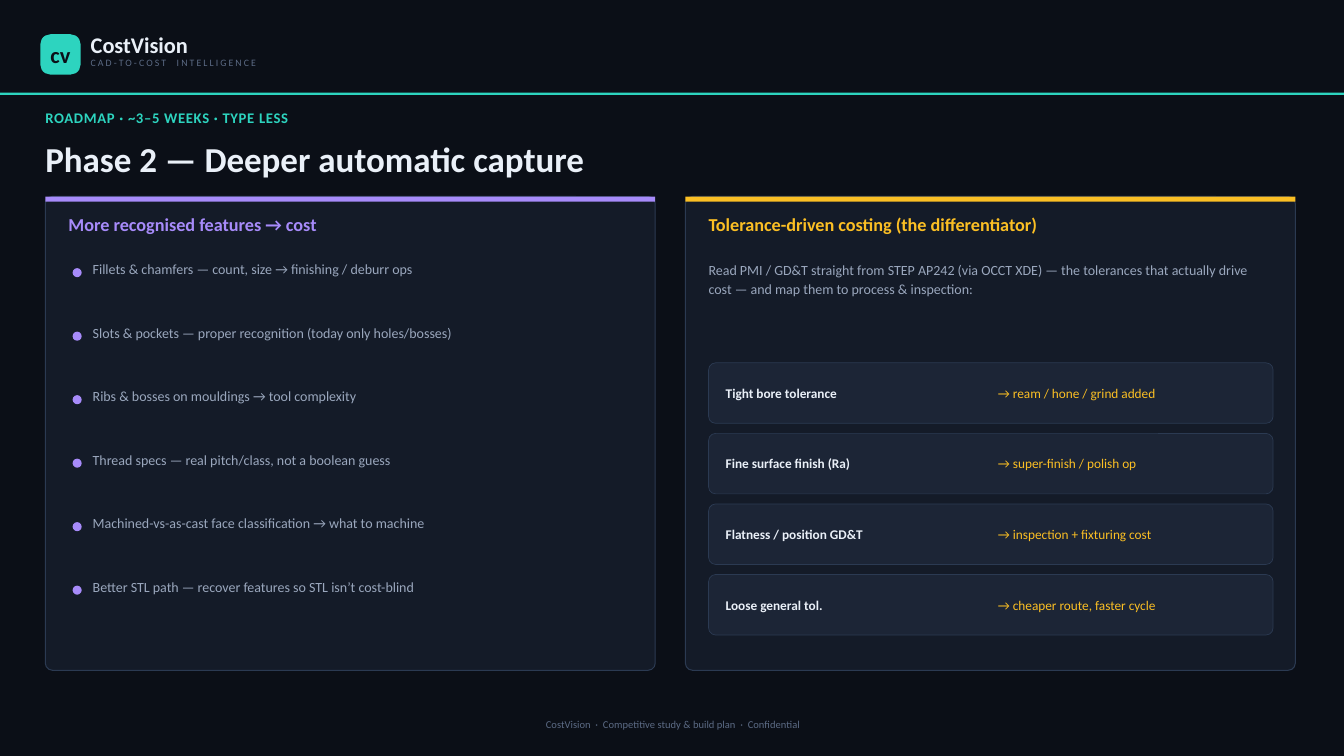
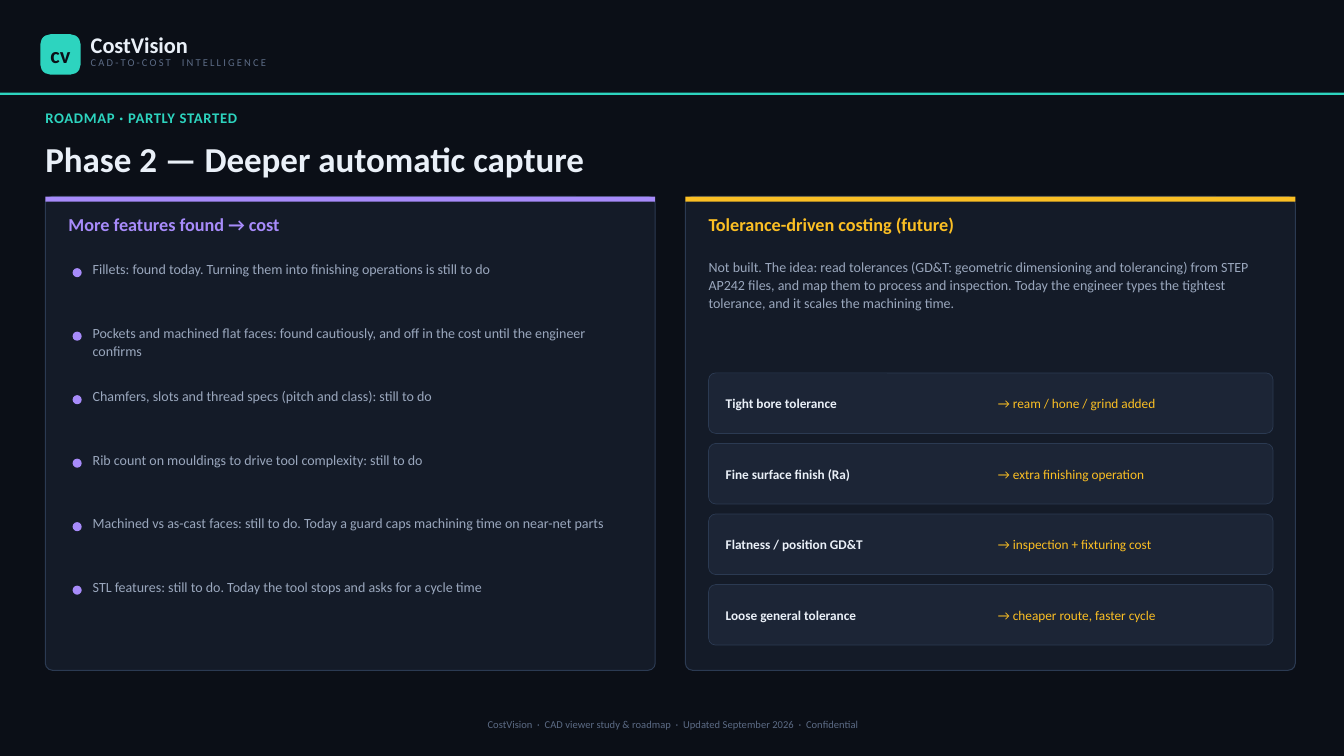
Before and after one commit to bhosaleavinash546/leamington-marathi, a slide deck: slide 12 of CostVision-3D-CAD-Viewer-Study-and-Roadmap.pptx. Drawn at 1344x756 pixels with LibreOffice and Linux fonts; fonts in the diff are those of the drawing. Boxes give left, top, right and bottom in pixels: in the first picture for what was removed or moved away, otherwise in the second. Text is boxed around its words. In the diff, an @@ line names an element or a change of style, - is before the commit and + after.

```diff
--- a/CostVision-3D-CAD-Viewer-Study-and-Roadmap.pptx
+++ b/CostVision-3D-CAD-Viewer-Study-and-Roadmap.pptx
@@ text "CAD-TO-COST INTELLIGENCE" at bbox=[91, 59, 266, 66]: size 7 to 7.5 pt @@
@@ text at bbox=[45, 113, 238, 123]: text changed @@
-ROADMAP · ~3–5 WEEKS · TYPE LESS
+ROADMAP · PARTLY STARTED
@@ text at bbox=[68, 218, 280, 231]: text changed @@
-More recognised features → cost
+More features found → cost
@@ text at bbox=[709, 217, 954, 234]: text changed @@
-Tolerance-driven costing (the differentiator)
+Tolerance-driven costing (future)
@@ text at bbox=[93, 264, 490, 277]: text changed @@
-Fillets & chamfers — count, size → finishing / deburr ops
+Fillets: found today. Turning them into finishing operations is still to do
@@ text at bbox=[709, 262, 1248, 311]: text changed @@
-Read PMI / GD&T straight from STEP AP242 (via OCCT XDE) — the tolerances that actually drive cost — and map them to process & inspection:
+Not built. The idea: read tolerances (GD&T: geometric dimensioning and tolerancing) from STEP AP242 files, and map them to process and inspection. Today the engineer types the tightest tolerance, and it scales the machining time.
@@ text at bbox=[93, 328, 585, 356]: text changed @@
-Slots & pockets — proper recognition (today only holes/bosses)
+Pockets and machined flat faces: found cautiously, and off in the cost until the engineer confirms
@@ text at bbox=[93, 391, 432, 403]: text changed @@
-Ribs & bosses on mouldings → tool complexity
+Chamfers, slots and thread specs (pitch and class): still to do
@@ text at bbox=[93, 455, 423, 468]: text changed @@
-Thread specs — real pitch/class, not a boolean guess
+Rib count on mouldings to drive tool complexity: still to do
@@ text at bbox=[1013, 469, 1144, 482]: text changed @@
-→ super-finish / polish op
+→ extra finishing operation
@@ text at bbox=[93, 518, 604, 531]: text changed @@
-Machined-vs-as-cast face classification → what to machine
+Machined vs as-cast faces: still to do. Today a guard caps machining time on near-net parts
@@ text at bbox=[93, 582, 482, 594]: text changed @@
-Better STL path — recover features so STL isn’t cost-blind
+STL features: still to do. Today the tool stops and asks for a cycle time
@@ 6 texts, 4 rounded rectangles: place and size @@
-6 texts, 4 rounded rectangles at bbox=[709, 363, 1273, 635]
+6 texts, 4 rounded rectangles at bbox=[709, 373, 1273, 645]
@@ text at bbox=[726, 610, 856, 623]: text changed @@
-Loose general tol.
+Loose general tolerance
@@ text at bbox=[488, 721, 858, 730]: text changed @@
-CostVision · Competitive study & build plan · Confidential
+CostVision · CAD viewer study & roadmap · Updated September 2026 · Confidential
```
Also in this commit, not shown: 14 other slides changed, 1 slide added, 1 slide removed, 1 other file.
